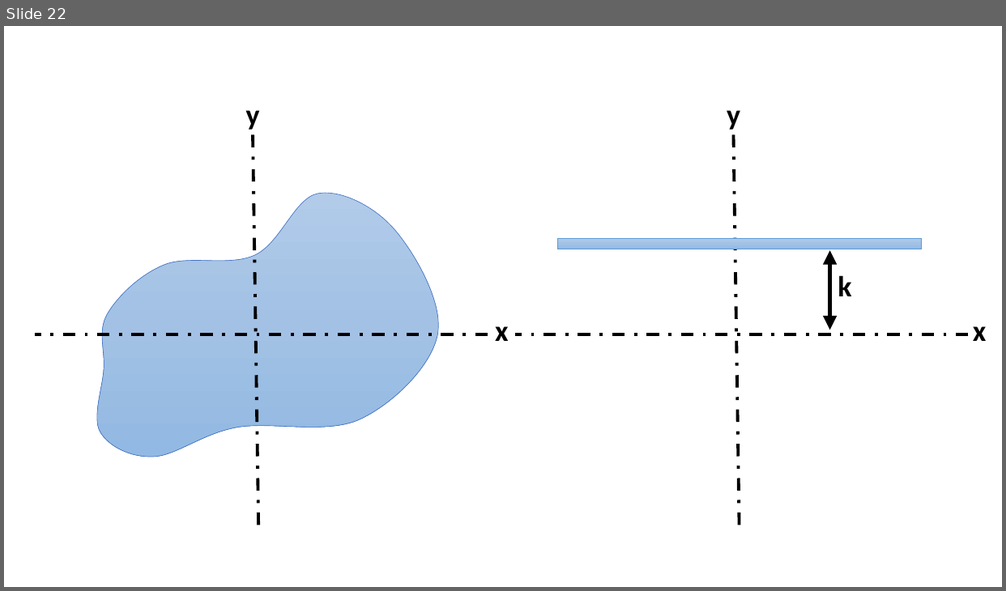
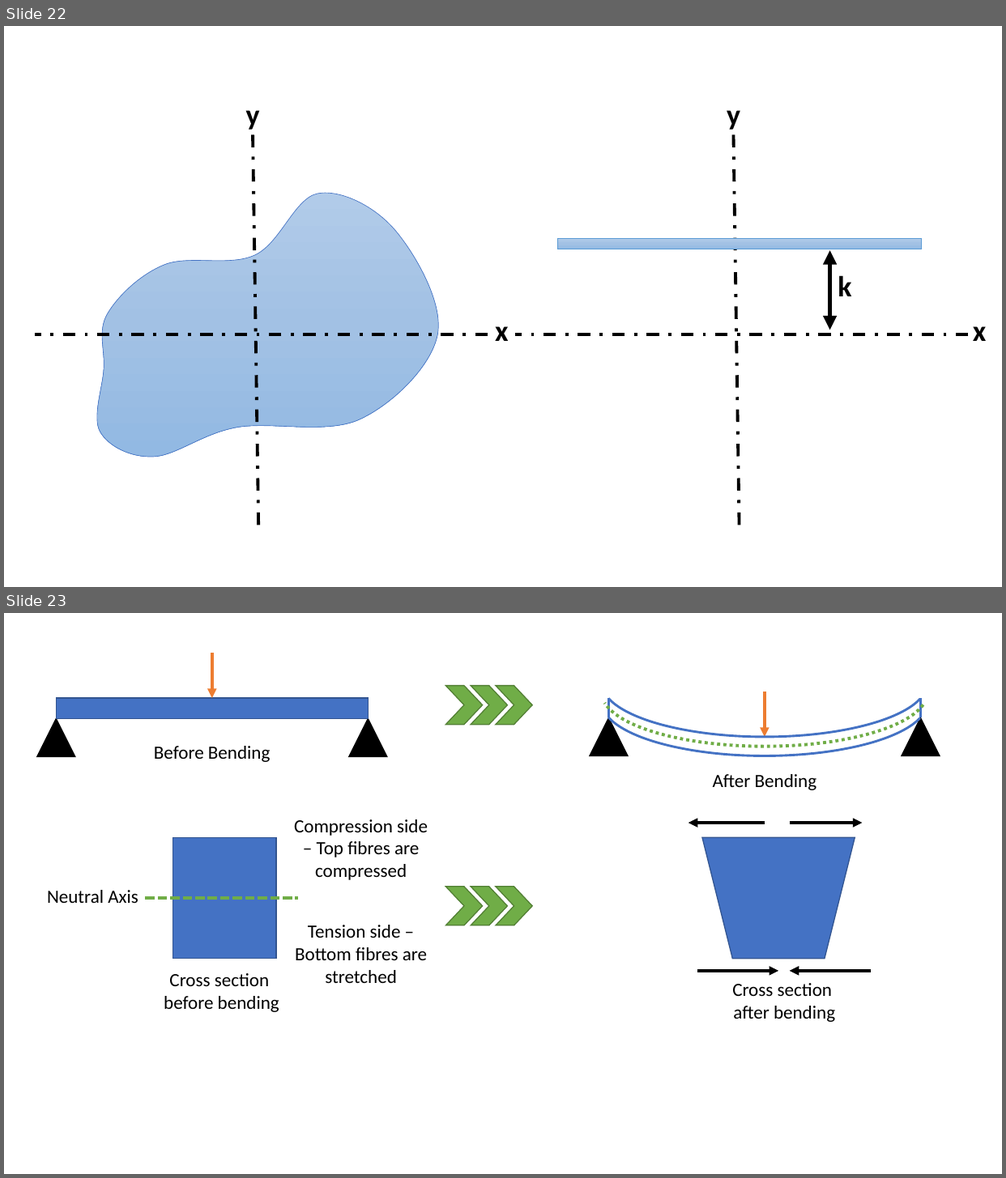
Before and after one commit to Kulasekaran-148/LATEX-Shortnotes-GATE, a slide deck: STRENGTH OF MATERIALS SHORTNOTES/SOM Revision.pptx. Shown one above the other, each under a label of ours: slide 22 before the commit, slides 22 and 23 after it. The pictures are 1006x591 and 1006x1178 pixels, drawn with LibreOffice and Linux fonts; fonts in the diff are those of the drawing. Boxes give left, top, right and bottom in pixels: in the first picture for what was removed or moved away, otherwise in the second. Text is boxed around its words. In the diff, an @@ line names an element or a change of style, - is before the commit and + after.

Commit message:
Force on a partial section

```diff
--- a/STRENGTH OF MATERIALS SHORTNOTES/SOM Revision.pptx
+++ b/STRENGTH OF MATERIALS SHORTNOTES/SOM Revision.pptx
@@ slide 23 added at bbox=[4, 613, 1002, 1174], background #FFFFFF @@
@@ arc (boxed as its full ellipse) added at bbox=[602, 628, 928, 736], outline #4472C4 2.25 pt @@
@@ arrow added from (212, 653) to (212, 698), #ED7D31 3 pt @@
@@ arc (boxed as its full ellipse) added at bbox=[602, 648, 928, 756], outline #4472C4 2.25 pt @@
@@ arc (boxed as its full ellipse) added at bbox=[602, 638, 928, 747], outline #70AD47 3 pt dashed @@
@@ rectangle added at bbox=[57, 698, 368, 718], fill #4472C4, outline #325491 1 pt @@
@@ chevron added at bbox=[445, 686, 483, 725], fill #70AD47, outline #538035 1 pt @@
@@ chevron added at bbox=[471, 686, 508, 725], fill #70AD47, outline #538035 1 pt @@
@@ chevron added at bbox=[496, 686, 533, 725], fill #70AD47, outline #538035 1 pt @@
@@ line added from (609, 698) to (609, 717), #4472C4 2.25 pt @@
@@ arrow added from (765, 692) to (765, 736), #ED7D31 3 pt @@
@@ line added from (921, 698) to (921, 717), #4472C4 2.25 pt @@
@@ triangle added at bbox=[37, 718, 75, 756], fill #000000, outline #000000 1 pt @@
@@ triangle added at bbox=[349, 718, 387, 756], fill #000000, outline #000000 1 pt @@
@@ triangle added at bbox=[590, 717, 628, 756], fill #000000, outline #000000 1 pt @@
@@ triangle added at bbox=[901, 717, 940, 756], fill #000000, outline #000000 1 pt @@
@@ text added at bbox=[154, 746, 270, 762], 18 pt, text #000000 @@
+Before Bending
@@ text added at bbox=[713, 774, 817, 790], 18 pt, text #000000 @@
+After Bending
@@ text added at bbox=[294, 820, 428, 880], 18 pt, text #000000 @@
+Compression side – Top fibres are compressed
@@ arrow added from (765, 823) to (688, 823), #000000 3 pt @@
@@ arrow added from (790, 823) to (863, 823), #000000 3 pt @@
@@ rectangle added at bbox=[172, 837, 275, 959], fill #4472C4, outline #325491 1 pt @@
@@ trapezoid added at bbox=[702, 837, 855, 959], fill #4472C4, outline #325491 1 pt @@
@@ text added at bbox=[47, 890, 138, 903], 18 pt, text #000000 @@
+Neutral Axis
@@ line added from (146, 898) to (298, 898), #70AD47 3 pt dashed @@
@@ chevron added at bbox=[445, 887, 483, 926], fill #70AD47, outline #538035 1 pt @@
@@ chevron added at bbox=[471, 887, 508, 926], fill #70AD47, outline #538035 1 pt @@
@@ chevron added at bbox=[496, 887, 533, 926], fill #70AD47, outline #538035 1 pt @@
@@ text added at bbox=[295, 925, 427, 983], 18 pt, text #000000 @@
+Tension side – Bottom fibres are stretched
@@ text added at bbox=[164, 973, 279, 1012], 18 pt, text #000000 @@
+Cross section
+before bending
@@ arrow added from (698, 971) to (779, 971), #000000 3 pt @@
@@ arrow added from (871, 971) to (790, 971), #000000 3 pt @@
@@ text added at bbox=[732, 983, 835, 1022], 18 pt, text #000000 @@
+Cross section
+after bending
```
Also in this commit, not shown: 2 other slides added, 5 other files.
